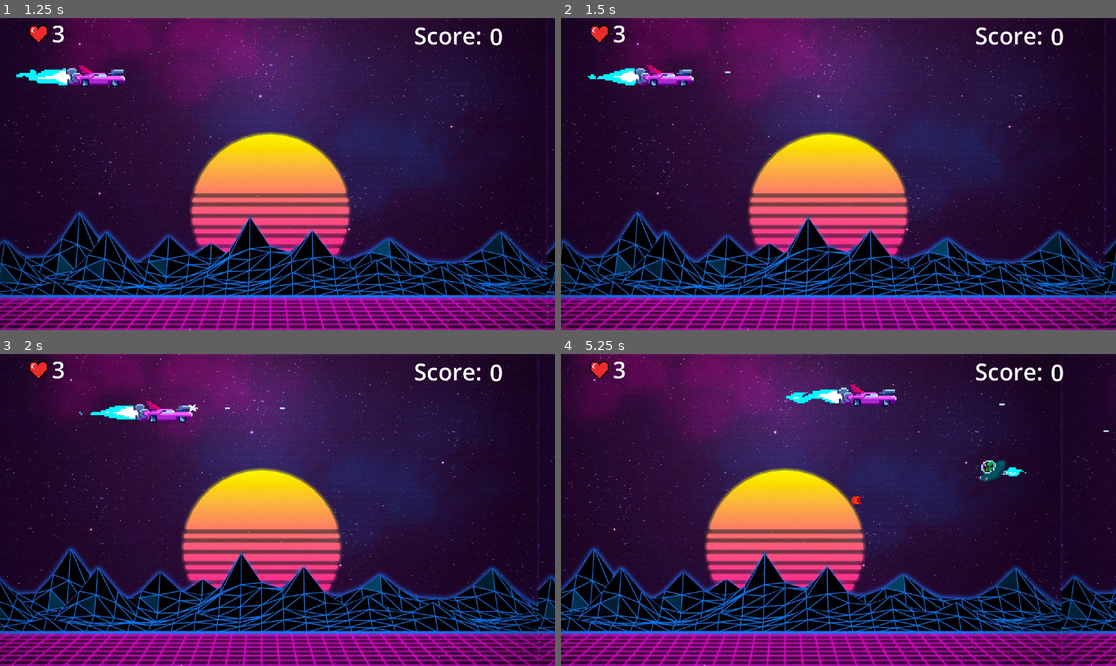
Above: before the commit, frames 1-4 (two rows, left to right).
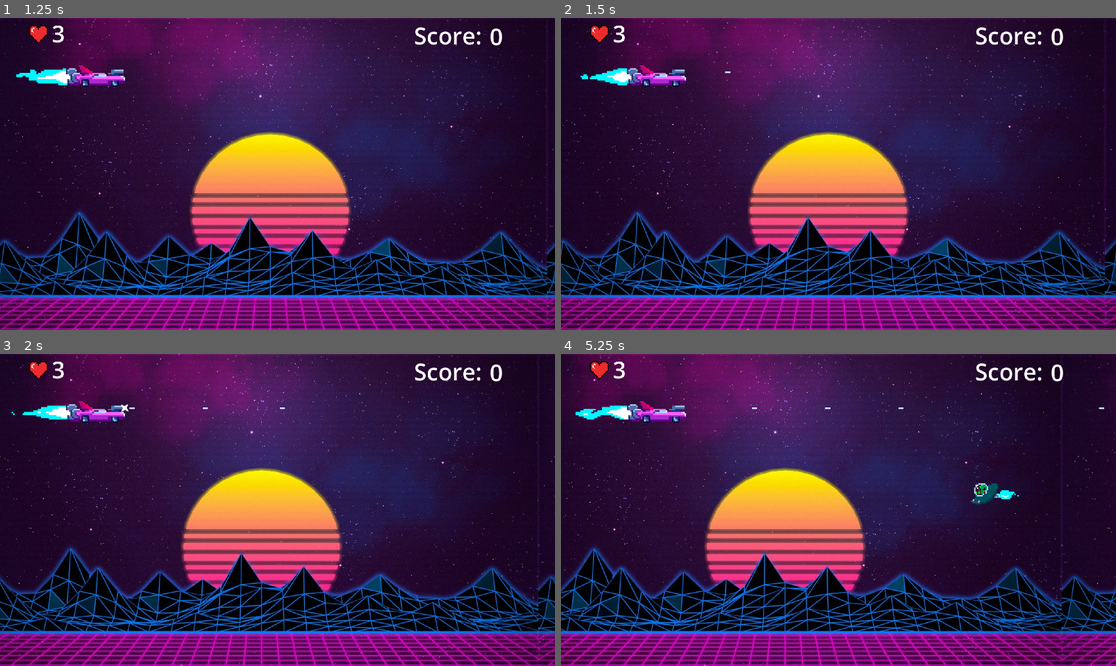
Above: after the commit, the same moments.

Repository: P0ddy/Project-Bentley
Game: Godot game, scene res://Scenes/Menu/main_menu.tscn
Same seed, same stepped clock (60 frames per second), same inputs: the game is played once before the commit and once after it.
Inputs:
- Up to frame 1 (1.25 s): click "Start Game" at 0.5 s
- Up to frame 2 (1.5 s): hold D (right) from 1.28 s (still down); hold Space (shoot) from 1.28 s (still down)
- Up to frame 3 (2 s): keep holding D (right); keep holding Space (shoot)
- Up to frame 4 (5.25 s): release D (right) at 2.03 s; release Space (shoot) at 2.03 s; hold S (down) 2.03-2.78 s; tap Space (shoot) at 2.1, 3.6, 5.1 s; hold D (right) 2.78-3.53 s; hold Space (shoot) 2.78-3.53 s; hold W (up) 3.53-4.28 s; hold Space (shoot) 4.28-5.03 s; hold A (left) from 4.28 s (still down)

Frame 1 is identical in both runs. In frame 2, 0.7% of the frame differs, in the area x 3-24%, y 15-23%; in frame 3, 1.3%; in frame 4, 2.2%, in the area x 2-99%, y 9-49%.
Error after the commit: Attempt to call function 'play' in base 'null instance' on a null instance. (res://Scenes/MainScene/player.gd:23)

Commit message:
add boss b2

Diff:
--- a/Scenes/MainScene/Game.gd
+++ b/Scenes/MainScene/Game.gd
@@ -2,6 +2,7 @@
 extends Node2D
 
 var Enemy = preload("res://Scenes/MainScene/enemy.tscn")
+var Boss = preload("res://Scenes/MainScene/boss.tscn")
 
 func _on_spawn_timer_timeout():
 	var enemy = Enemy.instantiate()
@@ -18,3 +19,11 @@
 		var new_pause_menu : PauseMenu = pause_menu_packed_scene.instantiate()
 
 		ui_container.add_child(new_pause_menu)
+
+
+func _on_bosstimer_timeout():
+	$SpawnTimer.stop()
+	var boss = Boss.instantiate()
+	boss.position = Vector2(randf_range(2100, 3100), randf_range(320, 320))
+	add_child(boss)
+	$Bosstimer.stop()
--- a/Scenes/MainScene/Game.tscn
+++ b/Scenes/MainScene/Game.tscn
@@ -31,6 +31,10 @@
 [node name="SpawnTimer" type="Timer" parent="."]
 autostart = true
 script = ExtResource("4_lndq8")
+
+[node name="Bosstimer" type="Timer" parent="."]
+wait_time = 60.0
+autostart = true
 
 [node name="CanvasLayer" type="CanvasLayer" parent="."]
 
@@ -99,4 +103,5 @@
 autostart = true
 
 [connection signal="timeout" from="SpawnTimer" to="." method="_on_spawn_timer_timeout"]
+[connection signal="timeout" from="Bosstimer" to="." method="_on_bosstimer_timeout"]
 [connection signal="timeout" from="Camera/Shaketime" to="Camera" method="_on_shaketime_timeout"]
--- a/Scenes/MainScene/player.tscn
+++ b/Scenes/MainScene/player.tscn
@@ -1,14 +1,10 @@
-[gd_scene load_steps=32 format=3 uid="uid://bffmd8v2aatj"]
+[gd_scene load_steps=27 format=3 uid="uid://bffmd8v2aatj"]
 
 [ext_resource type="Script" path="res://Scenes/MainScene/player.gd" id="1_u2hrs"]
 [ext_resource type="Texture2D" uid="uid://bqroux18ckpri" path="res://Assets/Cars/StandardCar/Car1-driving-idle-Shee-WITHOUT-FLAMEt.png" id="2_acln5"]
 [ext_resource type="Texture2D" uid="uid://0y15fyppumw6" path="res://Assets/muzzle3.png" id="3_fca2x"]
 [ext_resource type="Texture2D" uid="uid://dp0lapmy514bb" path="res://Assets/Cars/StandardCar/Car1-driving-idle-Sheet-FLAME-ONLY.png" id="3_rrcaj"]
 [ext_resource type="AudioStream" uid="uid://cp5bf2vyxjs8q" path="res://Audio/SFX/Player/GetDamage.wav" id="5_t36ud"]
-[ext_resource type="AudioStream" uid="uid://dh1gxt613u7q2" path="res://Audio/SFX/Player/movement/Bewegung_Mix.wav" id="6_m8nwn"]
-[ext_resource type="AudioStream" uid="uid://c4l6ib0lrgqdl" path="res://Audio/SFX/Player/movement/Bewegung_Mix2.wav" id="7_2l6pt"]
-[ext_resource type="AudioStream" uid="uid://bv7pnt1mdi3df" path="res://Audio/SFX/Player/movement/Bewegung_Mix3.wav" id="8_kh51j"]
-[ext_resource type="AudioStream" uid="uid://doywb7rc25rgu" path="res://Audio/SFX/Player/movement/Bewegung_Mix4.wav" id="9_bfcy1"]
 
 [sub_resource type="AtlasTexture" id="AtlasTexture_fidsd"]
 atlas = ExtResource("2_acln5")
@@ -174,18 +170,6 @@
 "speed": 14.26
 }]
 
-[sub_resource type="AudioStreamRandomizer" id="AudioStreamRandomizer_frujf"]
-playback_mode = 1
-streams_count = 4
-stream_0/stream = ExtResource("6_m8nwn")
-stream_0/weight = 1.0
-stream_1/stream = ExtResource("7_2l6pt")
-stream_1/weight = 1.0
-stream_2/stream = ExtResource("8_kh51j")
-stream_2/weight = 1.0
-stream_3/stream = ExtResource("9_bfcy1")
-stream_3/weight = 1.0
-
 [node name="Player" type="CharacterBody2D" groups=["Player"]]
 position = Vector2(338, 182)
 motion_mode = 1
@@ -232,12 +216,5 @@
 
 [node name="GetDamage" type="AudioStreamPlayer" parent="."]
 stream = ExtResource("5_t36ud")
-volume_db = -3.262
-bus = &"SFX"
-
-[node name="PlayerIdleAudio" type="AudioStreamPlayer2D" parent="."]
-stream = SubResource("AudioStreamRandomizer_frujf")
-bus = &"SFX"
-area_mask = 0
 
 [connection signal="timeout" from="AttackSpeedTimer" to="." method="_on_attack_speed_timer_timeout"]
